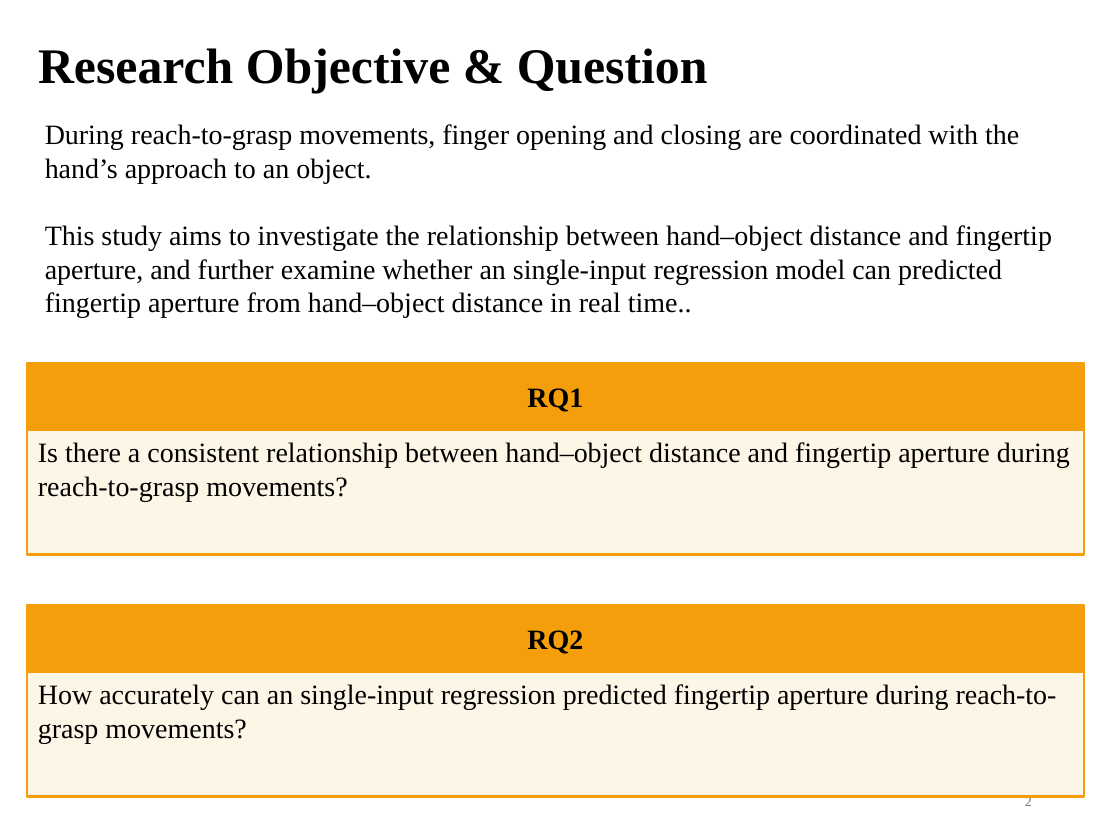
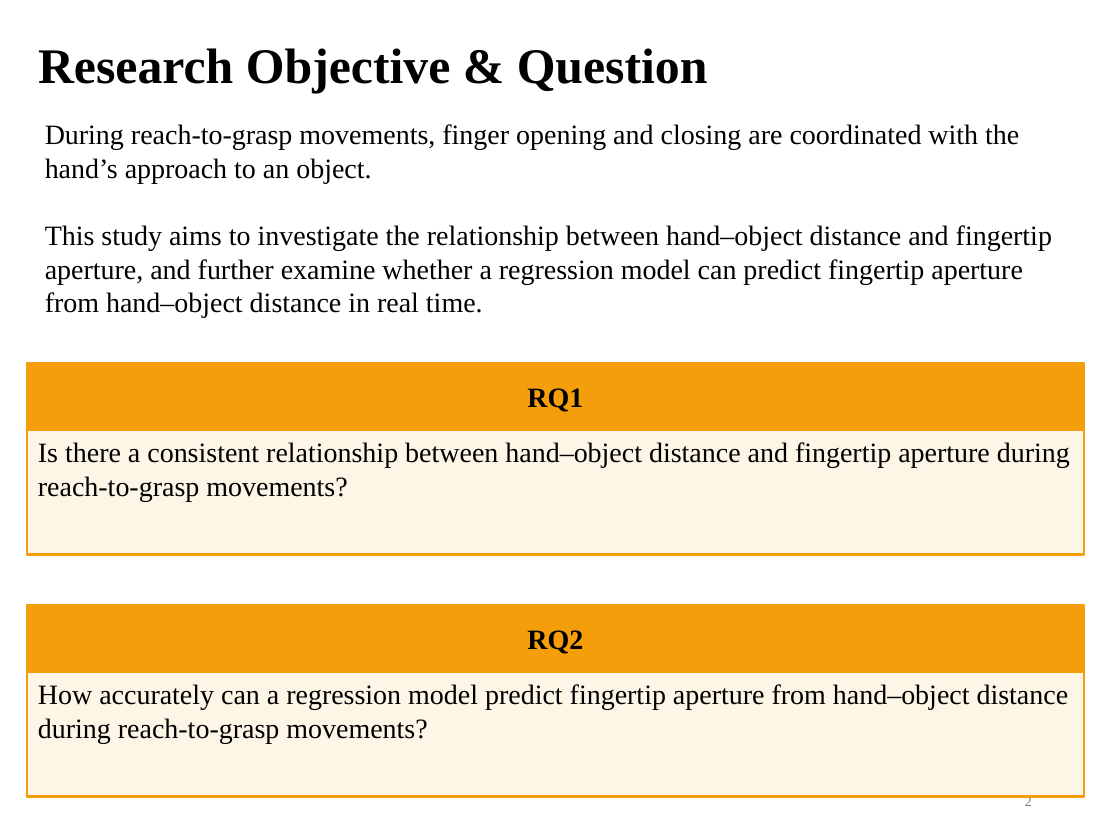
Before and after one commit to DiXiQing/Multimodal_Imitation_Learning, a slide deck: slide 2 of Zemi/2026-10-28-Di.pptx. Drawn at 1120x840 pixels with LibreOffice and Linux fonts; fonts in the diff are those of the drawing. Boxes give left, top, right and bottom in pixels: in the first picture for what was removed or moved away, otherwise in the second. Text is boxed around its words. In the diff, an @@ line names an element or a change of style, - is before the commit and + after.

```diff
--- a/Zemi/2026-10-28-Di.pptx
+++ b/Zemi/2026-10-28-Di.pptx
@@ text at bbox=[45, 225, 1052, 318]: text changed @@
-This study aims to investigate the relationship between hand–object distance and fingertip aperture, and further examine whether an single-input regression model can predicted fingertip aperture from hand–object distance in real time..
+This study aims to investigate the relationship between hand–object distance and fingertip aperture, and further examine whether a regression model can predict fingertip aperture from hand–object distance in real time.
@@ text at bbox=[38, 684, 1069, 744]: text changed @@
-How accurately can an single-input regression predicted fingertip aperture during reach-to-grasp movements?
+How accurately can a regression model predict fingertip aperture from hand–object distance during reach-to-grasp movements?
```
Also in this commit, not shown: 3 other slides changed, 9 slides added, 12 slides removed, 49 other files.
